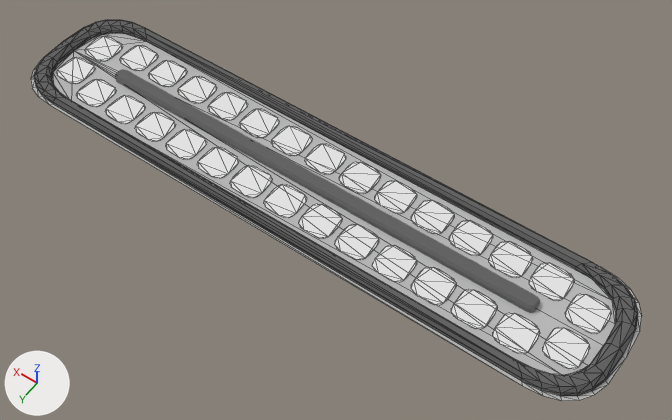
Before and after pictures for a commit that changed the FBX model Assets/CrowdMatch/Models/Belt.fbx.
One viewpoint serves both versions: a 50 mm camera at (-4.35, 5.48, 8.37) aimed at (-0.46, 0.04, -0.18). The axes (+X, +Y, +Z) are drawn at lower left. The lights are the same throughout. The first picture is the older version. Mesh edges are drawn as thin lines on the coarser meshes. Where no turn or scale is listed for an object, it has been applied to the vertices.

Script lines for the objects in view, before the commit:
```python
ob_slot03 = bpy.data.objects.new('slot03', me_mesh_005)
ob_slot03.location = (0.999, 0.393, 0.015)
ob_slot05 = bpy.data.objects.new('slot05', me_mesh_007)
ob_slot05.location = (1.999, 0.393, 0.015)
ob_slot06 = bpy.data.objects.new('slot06', me_mesh_008)
ob_slot06.location = (2.498, 0.393, 0.015)
ob_slot08 = bpy.data.objects.new('slot08', me_mesh_010)
ob_slot08.location = (3.498, 0.253, 0.015)
ob_slot10 = bpy.data.objects.new('slot10', me_mesh_012)
ob_slot10.location = (0.0, -0.39, 0.015)
ob_slot13 = bpy.data.objects.new('slot13', me_mesh_015)
ob_slot13.location = (1.499, -0.39, 0.015)
ob_slot21 = bpy.data.objects.new('slot21', me_mesh_023)
ob_slot21.parent = ob_slot
ob_slot21.location = (-249.8, 1.484, -39.33)
ob_slot21.rotation_euler = (-3.142, 0.0, 0.0)  # degrees (-180, 0, 0)
ob_slot21.scale = (-0.509, -0.567, -0.509)
ob_slot25 = bpy.data.objects.new('slot25', me_mesh_027)
ob_slot25.parent = ob_slot
ob_slot25.location = (-49.96, 1.484, 39.03)
ob_slot25.rotation_euler = (-3.142, 0.0, 0.0)  # degrees (-180, 0, 0)
ob_slot25.scale = (-0.509, -0.567, -0.509)
ob_slot29 = bpy.data.objects.new('slot29', me_mesh_031)
ob_slot29.parent = ob_slot
ob_slot29.location = (-249.8, 1.484, 39.03)
ob_slot29.rotation_euler = (-3.142, 0.0, 0.0)  # degrees (-180, 0, 0)
ob_slot29.scale = (-0.509, -0.567, -0.509)
# also in view: 'slot22' at (-3.0, 0.39, 0.01); 'slot16' at (3.0, -0.39, 0.01); 'slot07' at (3.0, 0.39, 0.01); 'slot02' at (0.5, 0.39, 0.01); 'slot28' at (-2.0, -0.39, 0.01)
```
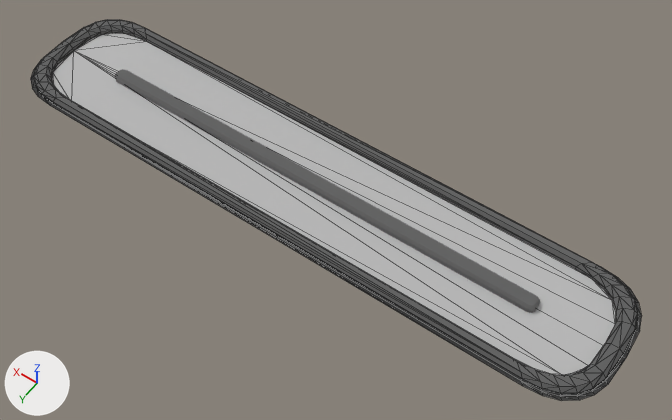
What differs and where, as boxes (x1, y1, x2, y2) in the pictures (672 x 420 px):
'belt01', recoloured
    both: (31, 54, 626, 401)
'belt02', recoloured
    both: (80, 33, 642, 358)
'slot23', deleted
    before: (543, 327, 590, 369)
'slot22', deleted
    before: (493, 313, 540, 354)
'slot24', deleted
    before: (565, 294, 611, 334)
'slot21', deleted
    before: (451, 289, 497, 329)
'slot20', deleted
    before: (411, 267, 456, 305)
'slot30', deleted
    before: (529, 263, 574, 301)
'slot19', deleted
    before: (372, 245, 417, 282)
'slot29', deleted
    before: (489, 241, 533, 278)
'slot18', deleted
    before: (335, 224, 379, 260)
'slot28', deleted
    before: (449, 220, 493, 256)
'slot17', deleted
    before: (299, 204, 342, 238)
'slot27', deleted
    before: (411, 200, 454, 234)
'slot01', deleted
    before: (264, 184, 306, 218)
'slot26', deleted
    before: (375, 181, 417, 214)
'slot02', deleted
    before: (230, 165, 272, 198)
'slot25', deleted
    before: (339, 162, 381, 194)
'slot03', deleted
    before: (197, 147, 239, 178)
'slot10', deleted
    before: (305, 144, 346, 174)
'slot04', deleted
    before: (166, 129, 207, 159)
'slot11', deleted
    before: (272, 126, 312, 156)
'slot05', deleted
    before: (135, 112, 175, 141)
'slot12', deleted
    before: (239, 109, 279, 138)
'slot06', deleted
    before: (105, 95, 145, 124)
'slot13', deleted
    before: (208, 92, 248, 120)
'slot07', deleted
    before: (77, 79, 116, 107)
'slot14', deleted
    before: (178, 76, 217, 103)
'slot15', deleted
    before: (148, 60, 187, 87)
'slot08', deleted
    before: (57, 57, 95, 84)
'slot16', deleted
    before: (120, 45, 158, 71)
'slot09', deleted
    before: (85, 36, 123, 61)

The edits, one by one:
Material '13 - Default' (mat_13___default) changes colour from grey #bcbcbc to dark grey #3b3b3b; in linear values from (0.5, 0.5, 0.5) to (0.0432, 0.0432, 0.0432).
Object 'slot05' (ob_slot05) is deleted.
Object 'slot03' (ob_slot03) is deleted.
Object 'slot08' (ob_slot08) is deleted.
Object 'slot06' (ob_slot06) is deleted.
Object 'slot21' (ob_slot21) is deleted.
Object 'slot13' (ob_slot13) is deleted.
Object 'slot25' (ob_slot25) is deleted.
Object 'slot29' (ob_slot29) is deleted.
Object 'slot10' (ob_slot10) is deleted.
Object 'slot04' (ob_slot04) is deleted.
Object 'slot24' (ob_slot24) is deleted.
Object 'slot22' (ob_slot22) is deleted.
Object 'slot26' (ob_slot26) is deleted.
Object 'slot18' (ob_slot18) is deleted.
Object 'slot01' (ob_slot01) is deleted.
Object 'slot09' (ob_slot09) is deleted.
Object 'slot02' (ob_slot02) is deleted.
Object 'slot07' (ob_slot07) is deleted.
Object 'slot28' (ob_slot28) is deleted.
Object 'slot23' (ob_slot23) is deleted.
Object 'slot14' (ob_slot14) is deleted.
Object 'slot19' (ob_slot19) is deleted.
Object 'slot11' (ob_slot11) is deleted.
Object 'slot16' (ob_slot16) is deleted.
Object 'slot17' (ob_slot17) is deleted.
Object 'slot27' (ob_slot27) is deleted.
Object 'slot30' (ob_slot30) is deleted.
Object 'slot15' (ob_slot15) is deleted.
Object 'slot12' (ob_slot12) is deleted.
Object 'slot20' (ob_slot20) is deleted.
